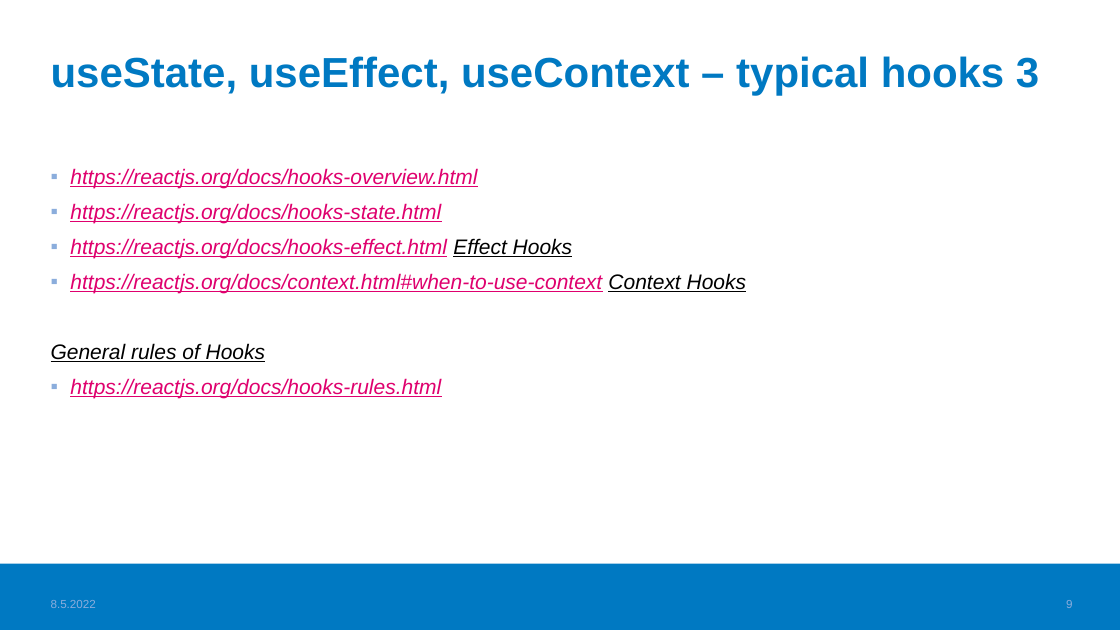
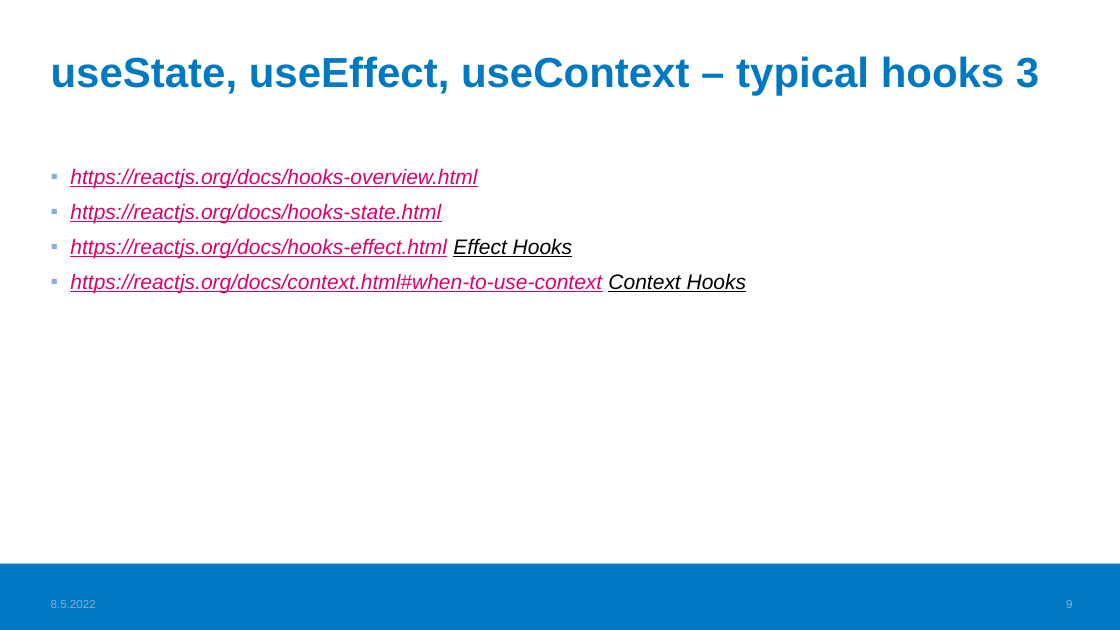
Before and after one commit to valju/docs_frontend_design, a slide deck: slide 9 of FrontendStuff_ForExam.pptx. Drawn at 1120x630 pixels with LibreOffice and Linux fonts; fonts in the diff are those of the drawing; background and template pictures are left out. Boxes give left, top, right and bottom in pixels: in the first picture for what was removed or moved away, otherwise in the second. Text is boxed around its words. In the diff, an @@ line names an element or a change of style, - is before the commit and + after.

```diff
--- a/FrontendStuff_ForExam.pptx
+++ b/FrontendStuff_ForExam.pptx
@@ text at [51,343,441,398]: paragraphs removed @@
-General rules of Hooks
-▪ https://reactjs.org/docs/hooks-rules.html
```
Also in this commit, not shown: 5 other slides changed, 1 slide added, 1 other file.
